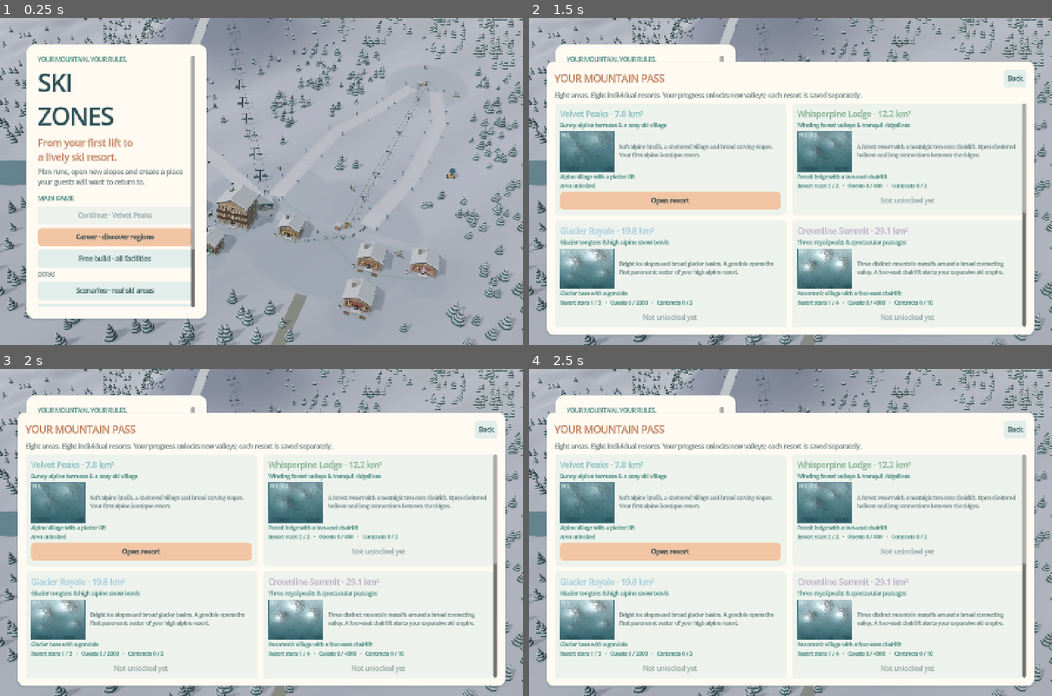
Above: before the commit, frames 1-4 (two rows, left to right).
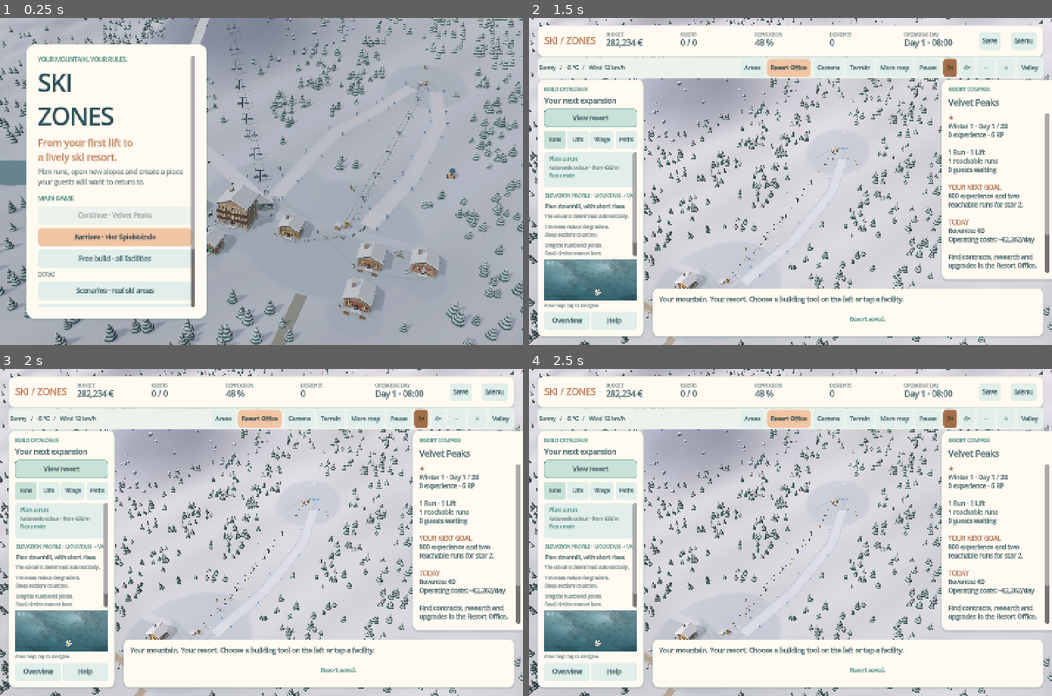
Above: after the commit, the same moments.

Repository: chekento/SkiZones
Game: Godot game, scene res://scenes/main.tscn
The game is run twice, just before and just after one commit, with the same random seed, the same clock (stepped at 60 frames per second) and the same inputs.
Inputs (mouse positions are in pixels of both pictures, inside the frame that each line leads up to):
- Up to frame 1 (0.25 s): no input
- Up to frame 2 (1.5 s): click (644, 237) at 0.5 s, where only the run before the commit has a clickable "Career · discover regions"; click (670, 142) at 1.25 s, where only the run after the commit has a clickable "Neue Karriere starten"
- Up to frame 3 (2 s): no input
- Up to frame 4 (2.5 s): click (644, 610) at 2 s, where only the run before the commit has a clickable "Free build · all facilities"

The runs differ from the first frame. In frame 1, 0.2% of the frame differs, in the area x 14-30%, y 65-69%; in frame 2, 69%; in frame 3, 69%; in frame 4, 69%, in the area x 0-100%, y 0-100%.

Commit message:
wip(0.17): isolate four career slots and preserve legacy saves

Diff:
--- a/project.godot
+++ b/project.godot
@@ -3,7 +3,7 @@
 
 [application]
 config/name="SkiZones"
-config/version="0.16.0"
+config/version="0.17.0"
 run/main_scene="res://scenes/main.tscn"
 config/features=PackedStringArray("4.5", "GL Compatibility")
 config/icon="res://assets/icon.svg"
--- a/src/core/app_session.gd
+++ b/src/core/app_session.gd
@@ -7,7 +7,7 @@
 
 func save(game: Node) -> void:
 	if not game.has_game: return
-	var state := {"map":game.model.map_id,"checksum":FileAc …(785 unchanged characters)…
+	var state := {"slot":SaveStore.active_slot,"map":game.model.map_id,"checksum":FileAc …(785 unchanged characters)…
 	var file := FileAccess.open(path+".tmp",FileAccess.WRITE)
 	if file == null: return
 	file.store_string(JSON.stringify(state));file.flush();file.close()
@@ -21,6 +21,7 @@
 	var value: Variant = parser.data
 	if not value is Dictionary or value.get("version") != 1 or not value.get("map") is String or not value.get("checksum") is String: return {}
 	if not Maps.MAPS.has(value.map): return {}
+	if value.has("slot") and (not Terrain.number(value.slot) or value.slot!=floorf(value.slot) or value.slot<0 or value.slot>4): return {}
 	if not value.get("paused") is bool or not value.get("running") is bool or not Terrain.number(value.get("speed")): return {}
 	if value.speed != int(value.speed) or int(value.speed) not in [1,4]: return {}
 	for key in ["accumulator","yaw","zoom","pitch","camera_mode","suspended_at","editing_id","edit_rotation","edit_width","selected_guest","follow_guest"]:
@@ -37,10 +38,18 @@
 
 func restore(game: Node, already_loaded: bool = false) -> bool:
 	var state := read_state()
-	if state.is_empty() or state.checksum != FileAccess.get_sha256(SaveStore.path_for_map(state.map)): return false
+	if state.is_empty(): return false
+	var slot:=SaveStore.slot_from_state(state)
+	var save_path:=SaveStore.path_for_map(state.map,slot)
+	if state.checksum != FileAccess.get_sha256(save_path): return false
 	if already_loaded:
 		if game.model.map_id != state.map: return false
-	elif not SaveStore.load_game(game.model,SaveStore.path_for_map(state.map)).ok: return false
+	elif not SaveStore.load_game(game.model,save_path).ok: return false
+	SaveStore.active_slot=slot
+	game.preferences.free_play=slot==0
+	if slot>0:game.preferences.career_slot=slot
+	game.passport=game.Passport.new()
+	game.passport.load_from(SaveStore.passport_path())
 	game.has_game = true;game.paused = state.paused;game.speed = int(state.speed)
 	game._accumulator = state.accumulator
 	game.view.rebuild()
--- a/src/core/passport.gd
+++ b/src/core/passport.gd
@@ -6,6 +6,7 @@
 var data := {"version": 1, "last_map": "sonnenhang", "records": {}}
 
 func record(model: RefCounted) -> void:
+	if model.map_id not in Maps.FANTASY_MAPS: return
 	var previous: Dictionary = data.records.get(model.map_id, {"rank": 1, "guests": 0, "contracts": 0})
 	data.records[model.map_id] = {"rank": maxi(previous.rank, model.campaign.rank), "guests": maxi(previous.guests, model.total_guests), "contracts": maxi(previous.contracts, model.campaign.completed)}
 	data.last_map = model.map_id
--- a/src/core/preferences.gd
+++ b/src/core/preferences.gd
@@ -5,6 +5,8 @@
 var snowfall := true
 var camera_smoothing := true
 var language := "system"
+var career_slot := 1
+var free_play := false
 
 func load_from() -> void:
 	var config := ConfigFile.new()
@@ -19,11 +21,17 @@
 	camera_smoothing = value if value is bool else true
 	value=config.get_value("display","language","system")
 	language=value if value is String and value in ["system","de","en"] else "system"
+	value=config.get_value("play","career_slot",1)
+	career_slot=int(value) if value is int and value>=1 and value<=4 else 1
+	value=config.get_value("play","free_play",false)
+	free_play=value if value is bool else false
 
 func save_to() -> Error:
 	var config := ConfigFile.new()
 	for key in ["quality", "target_fps", "snowfall", "camera_smoothing", "language"]:
 		config.set_value("display", key, get(key))
+	config.set_value("play","career_slot",career_slot)
+	config.set_value("play","free_play",free_play)
 	return config.save(path)
 
 func apply(view: Node3D) -> void:
--- a/src/core/save_store.gd
+++ b/src/core/save_store.gd
@@ -4,9 +4,100 @@
 
 const DEFAULT_PATH := "user://skizones_save.json"
 const MAX_BYTES := 64000000
+const Maps = preload("res://src/core/maps.gd")
+static var active_slot := 1
 
-static func path_for_map(id: String) -> String:
+static func legacy_path(id: String) -> String:
 	return DEFAULT_PATH if id == "sonnenhang" else "user://skizones_%s.json" % id
+
+static func path_for_map(id: String, slot: int = -1) -> String:
+	if id not in Maps.FANTASY_MAPS: return "user://scenario_%s.json" % id
+	var selected := active_slot if slot < 0 else slot
+	return "user://free_%s.json" % id if selected == 0 else "user://career_%d_%s.json" % [clampi(selected,1,4),id]
+
+static func passport_path(slot: int = -1) -> String:
+	var selected := active_slot if slot < 0 else slot
+	return "user://free_passport.json" if selected == 0 else "user://career_%d_passport.json" % clampi(selected,1,4)
+
+static func index_path(slot: int) -> String:
+	return "user://free_index.json" if slot == 0 else "user://career_%d_index.json" % slot
+
+static func _free_data(data: Dictionary) -> bool:
+	return data.get("campaign") is Dictionary and data.campaign.get("mode")=="free"
+
+static func slot_from_state(state: Dictionary) -> int:
+	if state.has("slot"): return clampi(int(state.slot),0,4)
+	var old:=_read(legacy_path(state.get("map","sonnenhang")))
+	return 0 if old.ok and _free_data(old.data) else 1
+
+static func _write_index(model: RefCounted, slot: int) -> void:
+	var data := {"version":1,"map":model.map_id,"day":model.day,"money":model.money,"rank":model.campaign.rank,"saved_at":Time.get_unix_time_from_system()}
+	var path := index_path(slot)
+	var file := FileAccess.open(path+".tmp",FileAccess.WRITE)
+	if file == null: return
+	file.store_string(JSON.stringify(data));file.flush();file.close()
+	DirAccess.rename_absolute(ProjectSettings.globalize_path(path+".tmp"),ProjectSettings.globalize_path(path))
+
+static func summary(slot: int) -> Dictionary:
+	if slot < 0 or slot > 4: return {"occupied":false}
+	var file := FileAccess.open(index_path(slot),FileAccess.READ)
+	if file != null and file.get_length() < 4096:
+		var data: Variant=JSON.parse_string(file.get_as_text())
+		if data is Dictionary and data.get("version")==1 and data.get("map") in Maps.FANTASY_MAPS:
+			if data.get("day") is float or data.get("day") is int:
+				if data.get("money") is float or data.get("money") is int:
+					if FileAccess.file_exists(path_for_map(data.map,slot)) or FileAccess.file_exists(path_for_map(data.map,slot)+".bak"):
+						data.occupied=true
+						return data
+	var latest := -1
+	var result := {"occupied":false}
+	for id in Maps.FANTASY_MAPS:
+		for path in [path_for_map(id,slot),path_for_map(id,slot)+".bak"]:
+			if not FileAccess.file_exists(path): continue
+			var modified := FileAccess.get_modified_time(path)
+			if modified <= latest: continue
+			var read := _read(path)
+			if read.ok:
+				latest=modified
+				result={"occupied":true,"map":id,"day":read.data.get("day",1),"money":read.data.get("money",0),"rank":read.data.get("campaign",{}).get("rank",1),"saved_at":modified}
+	return result
+
+static func migrate_legacy() -> bool:
+	# Copy, never move, the previous files. A failed or repeated migration must
+	# neither erase the old installation's files nor overwrite newer careers.
+	var marker := "user://slots-migrated-017"
+	if FileAccess.file_exists(marker): return true
+	for id in Maps.MAPS:
+		for suffix in ["", ".bak"]:
+			var old: String = legacy_path(id)+suffix
+			if not FileAccess.file_exists(old): continue
+			var read := _read(old)
+			if not read.ok: continue
+			var slot := 0 if _free_data(read.data) else 1
+			var target := path_for_map(id,slot)
+			if FileAccess.file_exists(target):
+				if suffix==".bak": target+=".bak"
+				else: continue
+			if not FileAccess.file_exists(target) and DirAccess.copy_absolute(ProjectSettings.globalize_path(old),ProjectSettings.globalize_path(target))!=OK: return false
+	var old_passport := "user://skizones_passport.json"
+	if FileAccess.file_exists(old_passport) and not FileAccess.file_exists(passport_path(1)):
+		if DirAccess.copy_absolute(ProjectSettings.globalize_path(old_passport),ProjectSettings.globalize_path(passport_path(1)))!=OK: return false
+	var file := FileAccess.open(marker,FileAccess.WRITE)
+	if file == null: return false
+	file.store_string("1");file.close()
+	return true
+
+static func archive_slot(slot: int) -> bool:
+	if slot < 1 or slot > 4: return false
+	var folder := "user://career-archives/slot-%d-%d" % [slot,Time.get_unix_time_from_system()]
+	if DirAccess.make_dir_recursive_absolute(ProjectSettings.globalize_path(folder))!=OK: return false
+	var paths: Array=[passport_path(slot),passport_path(slot)+".bak",index_path(slot)]
+	for id in Maps.FANTASY_MAPS: paths.append_array([path_for_map(id,slot),path_for_map(id,slot)+".bak"])
+	for path in paths:
+		if FileAccess.file_exists(path) and DirAccess.copy_absolute(ProjectSettings.globalize_path(path),ProjectSettings.globalize_path(folder+"/"+path.get_file()))!=OK: return false
+	for path in paths:
+		if FileAccess.file_exists(path) and DirAccess.remove_absolute(ProjectSettings.globalize_path(path))!=OK: return false
+	return true
 
 static func save_game(model: RefCounted, path: String = DEFAULT_PATH) -> Dictionary:
 	var payload := JSON.stringify(model.snapshot())
@@ -27,6 +118,7 @@
 			return {"ok": false, "message": L.text("Die Sicherung des bisherigen Spielstands ist fehlgeschlagen.")}
 	if DirAccess.rename_absolute(absolute + ".tmp", absolute) != OK:
 		return {"ok": false, "message": L.text("Spielstand konnte nicht atomar ersetzt werden.")}
+	if model.map_id in Maps.FANTASY_MAPS and path==path_for_map(model.map_id): _write_index(model,active_slot)
 	return {"ok": true, "message": L.text("Resort gespeichert.")}
 
 static func _read(path: String) -> Dictionary:
--- a/src/main.gd
+++ b/src/main.gd
@@ -61,8 +61,10 @@
 func _ready() -> void:
 	preferences.load_from()
 	L.configure(preferences.language)
+	SaveStore.migrate_legacy()
+	SaveStore.active_slot=0 if preferences.free_play else preferences.career_slot
 	get_tree().auto_accept_quit = false
-	passport.load_from()
+	passport.load_from(SaveStore.passport_path())
 	model.new_game(true, 20261027, "sonnenhang")
 	add_child(view)
 	view.setup(model)
@@ -142,7 +144,7 @@
 		hud.refresh()
 
 func simulation_running() -> bool:
-	return has_game and not _app_background and not paused and points.is_empty() and not hud.audience.visible and not hud.lift_staff. …(372 unchanged characters)…
+	return has_game and not _app_background and not paused and points.is_empty() and not hud.career_slots.visible and not hud.audience.visible and not hud.lift_staff. …(372 unchanged characters)…
 
 func start_game(starter: bool, area: String = "sonnenhang", prepared: RefCounted = null) -> void:
 	if prepared != null:
@@ -167,7 +169,7 @@
 	hud.toast(L.text("Willkommen am Berg. 1× ist bewusst ruhig; mit 4× entwickelst du schneller. Tippe einen Gast zum Beobachten an.") if starter else L.text("Freier Aufbau: Alle Anlagen sind verfügbar. Plane deinen ersten Rundweg."))
 	hud.refresh()
 
-func _prepare_area(area: String, saved: bool) -> Dictionary:
+func _prepare_area(area: String, saved: bool, slot: int = -1) -> Dictionary:
 	# Prime immutable shared data before a worker starts. Scene nodes stay on
 	# the main thread; only an independent simulation model is constructed here.
 	for id in Geo.IDS:
@@ -176,11 +178,12 @@
 	hud.loading.show()
 	await get_tree().process_frame
 	var worker := Thread.new()
+	var selected_slot:=SaveStore.active_slot if slot<0 else slot
 	var error := worker.start(func():
 		var candidate := Resort.new()
 		var result := {"ok": true, "message": ""}
-		if saved: result = SaveStore.load_game(candidate, SaveStore.path_for_map(area))
-		else: candidate.new_game(true, 20261027, area)
+		if saved: result = SaveStore.load_game(candidate, SaveStore.path_for_map(area,selected_slot))
+		else: candidate.new_game(selected_slot!=0 or area in Geo.IDS, 20261027, area)
 		if result.ok:
 			if not Ops.active(candidate): Ops.enable(candidate)
 			Ops.refresh_duty(candidate)
@@ -200,8 +203,10 @@
 
 func _restore_android_session() -> void:
 	var state := app_session.read_state()
-	if state.is_empty() or state.checksum != FileAccess.get_sha256(SaveStore.path_for_map(state.map)): return
-	var prepared := await _prepare_area(state.map, true)
+	if state.is_empty(): return
+	var slot:=SaveStore.slot_from_state(state)
+	if state.checksum != FileAccess.get_sha256(SaveStore.path_for_map(state.map,slot)): return
+	var prepared := await _prepare_area(state.map, true,slot)
 	if not prepared.result.ok: return
 	model = prepared.model
 	view.model = model
@@ -226,7 +231,7 @@
 		return
 	start_game(true, area, prepared.model)
 	passport.record(model)
-	passport.save_to()
+	passport.save_to(SaveStore.passport_path())
 	hud.toast(L.text("Willkommen in %s. Jedes Gebiet behält seinen eigenen Spielstand.") % L.args(Maps.spec(area).name))
 	hud.refresh()
 
@@ -238,6 +243,41 @@
 	hud.atlas.hide()
 	set_tool("inspect")
 	hud.refresh()
+
+func show_career_slots() -> void:
+	if has_game and not save_game(): return
+	hud.career_slots.open()
+
+func _select_save_context(slot: int) -> void:
+	SaveStore.active_slot=clampi(slot,0,4)
+	preferences.free_play=slot==0
+	if slot>0: preferences.career_slot=slot
+	preferences.save_to()
+	passport=Passport.new()
+	passport.load_from(SaveStore.passport_path())
+	has_game=false
+
+func select_career_slot(slot: int, fresh: bool = false) -> void:
+	if slot<1 or slot>4: return
+	if has_game and not save_game(): return
+	if fresh and SaveStore.summary(slot).occupied and not SaveStore.archive_slot(slot):
+		hud.toast(L.text("Die Sicherung ist fehlgeschlagen. Die Karriere bleibt erhalten."))
+		return
+	_select_save_context(slot)
+	hud.career_slots.hide()
+	if fresh:
+		start_game(true)
+		save_game()
+	else:
+		var saved:=SaveStore.summary(slot)
+		await enter_area(saved.get("map","sonnenhang"))
+
+func start_free_play() -> void:
+	if has_game and not save_game(): return
+	_select_save_context(0)
+	var saved:=SaveStore.summary(0)
+	if saved.occupied: await enter_area(saved.map)
+	else: start_game(false);save_game()
 
 func main_game_area() -> String:
 	if has_game and model.map_id in Maps.FANTASY_MAPS: return model.map_id
@@ -266,7 +306,7 @@
 func save_game() -> bool:
 	if has_game:
 		passport.record(model)
-		passport.save_to()
+		passport.save_to(SaveStore.passport_path())
 		var result := SaveStore.save_game(model, SaveStore.path_for_map(model.map_id))
 		if result.ok: app_session.save(self)
 		hud.toast(result.message)
@@ -615,7 +655,9 @@
 		view.pan(event.delta * 24)
 	elif event is InputEventKey and event.pressed and not event.echo:
 		if event.keycode == KEY_ESCAPE:
-			if hud.audience.visible:
+			if hud.career_slots.visible:
+				hud.career_slots.hide()
+			elif hud.audience.visible:
 				hud.audience.hide()
 			elif hud.lift_staff.visible:
 				hud.lift_staff.hide()
@@ -639,7 +681,7 @@
 				set_tool("inspect")
 			else:
 				show_menu()
-		elif not hud.audience.visible and not hud.lift_staff. …(344 unchanged characters)…
+		elif not hud.career_slots.visible and not hud.audience.visible and not hud.lift_staff. …(344 unchanged characters)…
 			match event.keycode:
 				KEY_SPACE: toggle_pause()
 				KEY_Q: view.rotate_view(-0.2)
@@ -716,6 +758,9 @@
 	elif what == NOTIFICATION_APPLICATION_RESUMED or what == NOTIFICATION_APPLICATION_FOCUS_IN:
 		_resume_application()
 	elif what == NOTIFICATION_WM_GO_BACK_REQUEST:
+		if hud.career_slots.visible:
+			hud.career_slots.hide()
+			return
 		if hud.audience.visible:
 			hud.audience.hide()
 			return
--- a/src/ui/atlas.gd
+++ b/src/ui/atlas.gd
@@ -67,7 +67,7 @@
 	if game.has_game:
 		game.passport.record(game.model)
 	for card in _cards:
-		var unlocked: bool = game.passport.unlocked(card.id)
+		var unlocked: bool = Saves.active_slot==0 or game.passport.unlocked(card.id)
 		card.requirement.text = L.text("Gebiet freigeschaltet") if unlocked else game.passport.requirement(card.id)
 		var saved := FileAccess.file_exists(Saves.path_for_map(card.id))
 		card.enter.text = L.text("Zurück zu deinem Resort") if game.has_game and game.model.map_id == card.id else (L.text("Resort fortsetzen") if saved else L.text("Resort eröffnen"))
--- /dev/null
+++ b/src/ui/career_slots.gd
@@ -0,0 +1,45 @@
+extends PanelContainer
+const L=preload("res://src/core/i18n.gd")
+const Saves=preload("res://src/core/save_store.gd")
+const Maps=preload("res://src/core/maps.gd")
+const DragScroll=preload("res://src/ui/drag_scroll.gd")
+var hud: CanvasLayer
+var cards: GridContainer
+var confirmation:=ConfirmationDialog.new()
+var pending_slot:=1
+func setup(interface: CanvasLayer) -> void:
+	hud=interface
+	set_anchors_and_offsets_preset(Control.PRESET_FULL_RECT)
+	offset_left=48;offset_right=-48;offset_top=110;offset_bottom=-28
+	add_theme_stylebox_override("panel",hud._style(Color("fffaf2"),18,22))
+	var body: VBoxContainer=hud._vbox(self,12)
+	var row:=HBoxContainer.new();body.add_child(row)
+	hud._label(row,L.text("DEINE VIER KARRIEREN"),26,hud.ACCENT)
+	hud._spacer(row,false);hud._button(row,L.text("Zurück"),hide)
+	hud._label(body,L.text("Vier getrennte Karrieren mit eigenen Resorts und Freischaltungen. Freier Aufbau und Szenarien behalten eigene Spielstände."),17,hud.MUTED,true)
+	var scroll:=DragScroll.new();scroll.size_flags_vertical=Control.SIZE_EXPAND_FILL;body.add_child(scroll)
+	cards=GridContainer.new();cards.columns=2;cards.add_theme_constant_override("h_separation",14);cards.add_theme_constant_override("v_separation",14)
+	cards.size_flags_horizontal=Control.SIZE_EXPAND_FILL;scroll.add_child(cards)
+	add_child(confirmation);confirmation.title=L.text("Karriere neu beginnen?")
+	confirmation.dialog_text=L.text("Diese Karriere wird vor dem Neustart als Sicherung aufbewahrt. Die anderen drei Karrieren bleiben erhalten.")
+	confirmation.ok_button_text=L.text("Sichern und neu beginnen")
+	confirmation.cancel_button_text=L.text("Abbrechen")
+	confirmation.confirmed.connect(func():hud.game.select_career_slot(pending_slot,true))
+	hide()
+func open() -> void:
+	hud.game._clear_input();refresh();show()
+func refresh() -> void:
+	for child in cards.get_children():cards.remove_child(child);child.queue_free()
+	for number in range(1,5):
+		var slot: int=number
+		var summary:=Saves.summary(slot)
+		var panel:=PanelContainer.new();panel.size_flags_horizontal=Control.SIZE_EXPAND_FILL;panel.add_theme_stylebox_override("panel",hud._style(Color("edf3ec"),12,16));cards.add_child(panel)
+		var body: VBoxContainer=hud._vbox(panel,8)
+		hud._label(body,L.text("Karriere %d") % slot,23,hud.TEAL)
+		if summary.occupied:
+			hud._label(body,L.text("%s · Tag %d · %d Sterne · %s €") % [L.text(Maps.spec(summary.map).name),summary.day,summary.rank,hud.money_text(summary.money)],17,hud.INK,true)
+			hud._button(body,L.text("Diese Karriere fortsetzen"),func():hud.game.select_career_slot(slot,false),true)
+			hud._button(body,L.text("Neue Karriere auf diesem Platz"),func():pending_slot=slot;confirmation.popup_centered(Vector2i(620,230)))
+		else:
+			hud._label(body,L.text("Freier Karriereplatz"),17,hud.MUTED)
+			hud._button(body,L.text("Neue Karriere starten"),func():hud.game.select_career_slot(slot,true),true)
--- a/src/ui/hud.gd
+++ b/src/ui/hud.gd
@@ -22,6 +22,7 @@
 const Geo = preload("res://src/core/real_resorts.gd")
 const Ops = preload("res://src/core/operations.gd")
 const LiftStaff = preload("res://src/ui/lift_staff.gd")
+const CareerSlots = preload("res://src/ui/career_slots.gd")
 const Audience = preload("res://src/ui/audience.gd")
 const MENU_PANORAMA = preload("res://assets/menu_panorama.webp")
 const COMMUNITY_DISCORD := "https://discord.gg/AFXtwWvm"
@@ -97,6 +98,7 @@
 var grooming_button: Button
 var grooming_label: Label
 var lift_staff := LiftStaff.new()
+var career_slots := CareerSlots.new()
 var audience := Audience.new()
 var lift_staff_button: Button
 var lift_staff_status: Label
@@ -158,6 +160,8 @@
 	lift_staff.setup(self)
 	root.add_child(audience)
 	audience.setup(self)
+	root.add_child(career_slots)
+	career_slots.setup(self)
 	root.add_child(atlas)
 	atlas.setup(self)
 	root.add_child(asset_editor)
@@ -560,8 +564,8 @@
 	_spacer(box)
 	_label(box, L.text("HAUPTSPIEL"), 17, TEAL)
 	continue_button = _button(box, L.text("Fortsetzen"), game.continue_main_game, true)
-	_button(box, L.text("Karriere · Gebiete entdecken"), show_atlas, true)
-	_button(box, L.text("Freier Aufbau · alle Anlagen"), func(): game.start_game(false))
+	_button(box, L.text("Karriere · vier Spielstände"), game.show_career_slots, true)
+	_button(box, L.text("Freier Aufbau · alle Anlagen"), game.start_free_play)
 	_label(box, L.text("EXTRAS"), 13, MUTED)
 	_button(box, L.text("Szenarien · echte Skigebiete"), func(): scenarios.open())
 	_button(box, L.text("Einstellungen · Sprache & Grafik"), func(): display_options.open())
@@ -593,6 +597,7 @@
 	management.hide()
 	lift_staff.hide()
 	audience.hide()
+	career_slots.hide()
 	atlas.hide()
 	scenarios.hide()
 	credits.hide()
@@ -609,7 +614,7 @@
 	_apply_panel_visibility()
 
 func blocks_map(point: Vector2) -> bool:
-	if audience.visible or loading.visible or s …(257 unchanged characters)…
+	if career_slots.visible or audience.visible or loading.visible or s …(257 unchanged characters)…
 		return true
 	for panel in map_panels:
 		if is_instance_valid(panel) and panel.is_visible_in_tree() and panel.get_global_rect().has_point(point):
--- /dev/null
+++ b/tests/career_slots.gd
@@ -0,0 +1,44 @@
+extends SceneTree
+const Saves=preload("res://src/core/save_store.gd")
+const Resort=preload("res://src/core/resort.gd")
+const Passport=preload("res://src/core/passport.gd")
+var passed:=0
+var failed:=0
+func check(ok: bool,title: String) -> void:
+	if ok:passed+=1;print("PASS ",title)
+	else:failed+=1;push_error("FAIL "+title)
+func _init() -> void:
+	if not OS.get_environment("XDG_DATA_HOME").contains("skizones-test"):
+		push_error("Use an isolated skizones-test data directory");quit(1);return
+	for slot in range(1,5):
+		Saves.active_slot=slot
+		var model:=Resort.new();model.new_game(true);model.money=100000+slot*1000;model.day=slot
+		check(Saves.save_game(model,Saves.path_for_map("sonnenhang")).ok,"Save independent career "+str(slot))
+		var passbook:=Passport.new();passbook.record(model);passbook.data.records.sonnenhang.guests=slot*123
+		check(passbook.save_to(Saves.passport_path()),"Save independent unlocks "+str(slot))
+	for slot in range(1,5):
+		var loaded:=Resort.new()
+		check(Saves.load_game(loaded,Saves.path_for_map("sonnenhang",slot)).ok and loaded.day==slot and loaded.money==100000+slot*1000,"Career "+str(slot)+" retains its own actual resort")
+		var passbook:=Passport.new();passbook.load_from(Saves.passport_path(slot))
+		check(passbook.totals().guests==slot*123,"Career "+str(slot)+" does not inherit another slot's unlocks")
+		var summary:=Saves.summary(slot)
+		check(summary.occupied and summary.day==slot,"Career card "+str(slot)+" reads actual saved metadata")
+	Saves.active_slot=0
+	var free:=Resort.new();free.new_game(false);free.money=777777
+	check(Saves.save_game(free,Saves.path_for_map("sonnenhang")).ok and Saves.path_for_map("sonnenhang")!=Saves.path_for_map("sonnenhang",1),"Free build uses its own persistent files")
+	check(Saves.path_for_map("filzmoos",1)==Saves.path_for_map("filzmoos",4),"Optional scenarios stay independent of all four careers")
+	Saves.active_slot=2
+	var path:=Saves.path_for_map("sonnenhang");var model:=Resort.new();Saves.load_game(model,path);model.money=222222;Saves.save_game(model,path)
+	var damaged:=FileAccess.open(path,FileAccess.WRITE);damaged.store_string("damaged");damaged.close()
+	var copy:=Resort.new()
+	check(Saves.load_game(copy,path).ok and copy.money==102000,"A damaged main file recovers the correct career's own backup")
+	var legacy:=Resort.new();legacy.new_game(true,20261027,"fichtenkamm");legacy.money=444444
+	Saves.save_game(legacy,Saves.legacy_path("fichtenkamm"))
+	check(Saves.migrate_legacy() and FileAccess.file_exists(Saves.legacy_path("fichtenkamm")),"Legacy migration copies valid data and preserves the original file")
+	copy=Resort.new()
+	check(Saves.load_game(copy,Saves.path_for_map("fichtenkamm",1)).ok and copy.money==444444,"The previous career becomes career slot one")
+	check(Saves.migrate_legacy() and Saves.load_game(copy,Saves.path_for_map("sonnenhang",3)).ok and copy.money==103000,"Repeated migration cannot replace an existing career")
+	check(Saves.archive_slot(3) and not Saves.summary(3).occupied,"An explicitly restarted career is archived before its active files are cleared")
+	check(Saves.summary(1).occupied and Saves.summary(4).occupied and Saves.summary(0).occupied,"Restarting one slot preserves every other career and free build")
+	check(not Saves.archive_slot(0) and not Saves.archive_slot(5),"Invalid career slots cannot erase unrelated save files")
+	print("CAREER SLOTS: %d passed; %d failed" % [passed,failed]);quit(1 if failed else 0)
Not shown, changed: export_presets.cfg
Not shown, added: src/ui/career_slots.gd.uid
Not shown, added: tests/career_slots.gd.uid
Not shown, added: docs/releases/0.17.0.md
